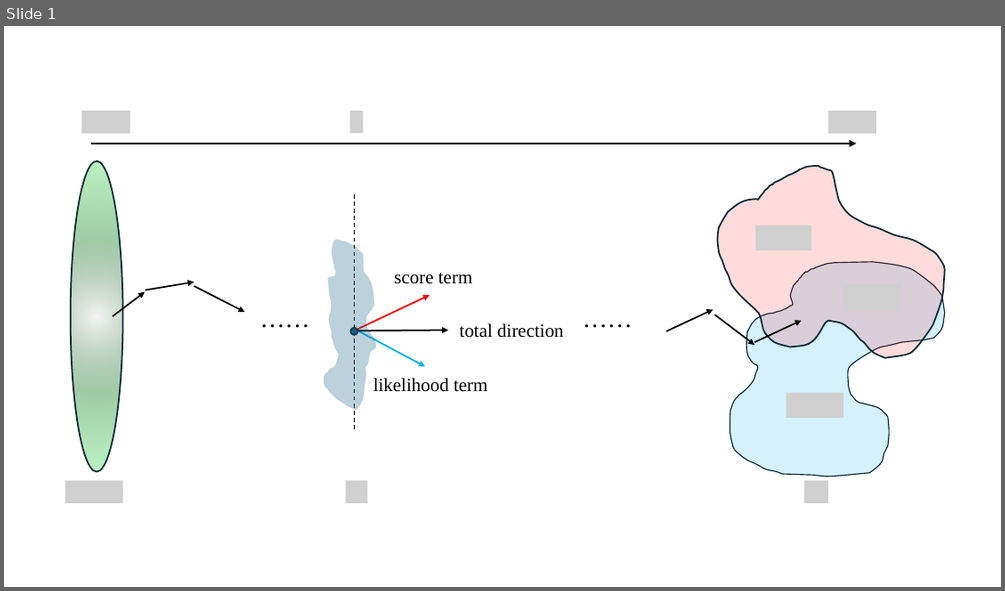
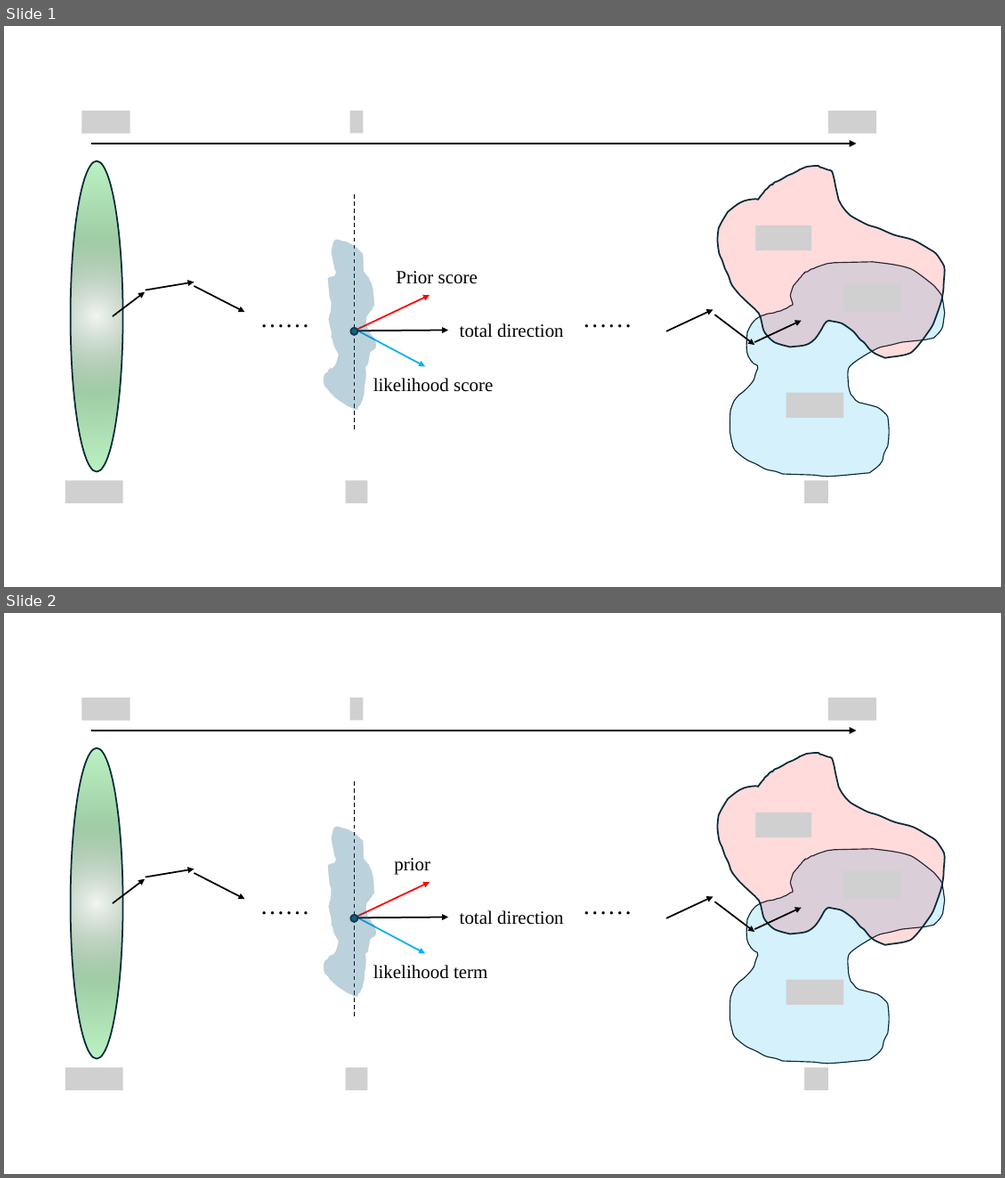
Before and after one commit to innovation-cat/innovation-cat.github.io, a slide deck: images/posts/2025-11-10-blog-post/新建 Microsoft PowerPoint 演示文稿.pptx. Shown one above the other, each under a label of ours: slide 1 before the commit, slides 1 and 2 after it. The pictures are 1005x591 and 1005x1178 pixels, drawn with LibreOffice and Linux fonts; fonts in the diff are those of the drawing; grey boxes stand for pictures. Boxes give left, top, right and bottom in pixels: in the first picture for what was removed or moved away, otherwise in the second. Text is boxed around its words. In the diff, an @@ line names an element or a change of style, - is before the commit and + after.

```diff
--- a/images/posts/2025-11-10-blog-post/新建 Microsoft PowerPoint 演示文稿.pptx
+++ b/images/posts/2025-11-10-blog-post/新建 Microsoft PowerPoint 演示文稿.pptx
@@ slide 2 added at box(4, 613, 1001, 1174), background #FFFFFF @@
@@ picture added at box(81, 698, 129, 720) @@
@@ picture added at box(350, 698, 363, 720) @@
@@ picture added at box(828, 698, 876, 720) @@
@@ arrow added from (90, 730) to (857, 730), #000000 2.25 pt @@
@@ ellipse added at box(71, 748, 123, 1059), fill gradient #719175 to #A0CEA6 to #BEF4C5, outline #092A39 1.5 pt @@
@@ freeform shape added at box(718, 753, 945, 945), fill #FF0000 at 14% opacity, outline #092A39 1.5 pt @@
@@ line added from (355, 781) to (355, 1017), #000000 1 pt dashed @@
@@ freeform shape added at box(314, 811, 387, 1013), fill #156082 at 9% opacity, outline #092A39 1.5 pt @@
@@ picture added at box(755, 812, 811, 838) @@
@@ freeform shape added at box(730, 849, 945, 1063), fill #00B0F0 at 17% opacity, outline #092A39 1 pt @@
@@ arrow added from (113, 903) to (145, 879), #000000 1.5 pt @@
@@ arrow added from (146, 877) to (194, 868), #000000 1.5 pt @@
@@ arrow added from (194, 873) to (245, 899), #000000 1.5 pt @@
@@ text added at box(394, 858, 430, 875), 18 pt, text #000000 @@
+prior
@@ picture added at box(844, 871, 901, 899) @@
@@ text added at box(253, 886, 318, 924), 24 pt, text #000000 @@
+……
@@ arrow added from (356, 916) to (429, 882), #FF0000 1.5 pt @@
@@ text added at box(575, 886, 640, 924), 24 pt, text #000000 @@
+……
@@ arrow added from (666, 918) to (713, 896), #000000 1.5 pt @@
@@ arrow added from (715, 901) to (755, 932), #000000 1.5 pt @@
@@ ellipse added at box(351, 915, 357, 921), fill #156082, outline #092A39 1.5 pt @@
@@ arrow added from (357, 916) to (425, 953), #00B0F0 1.5 pt @@
@@ arrow added from (357, 917) to (448, 916), #000000 1.5 pt @@
@@ text added at box(460, 910, 564, 925), 18 pt, text #000000 @@
+total direction
@@ arrow added from (755, 929) to (801, 908), #000000 1.5 pt @@
@@ text added at box(373, 965, 487, 979), 18 pt, text #000000 @@
+likelihood term
@@ picture added at box(786, 980, 844, 1005) @@
@@ picture added at box(65, 1068, 123, 1090) @@
@@ picture added at box(346, 1068, 368, 1090) @@
@@ picture added at box(804, 1068, 828, 1090) @@
@@ slide 1 changed as well @@
@@ text at box(396, 271, 477, 284): text changed @@
-score term
+Prior score
@@ text at box(373, 378, 493, 392): text changed @@
-likelihood term
+likelihood score
```
Also in this commit, not shown: 2 other files.
